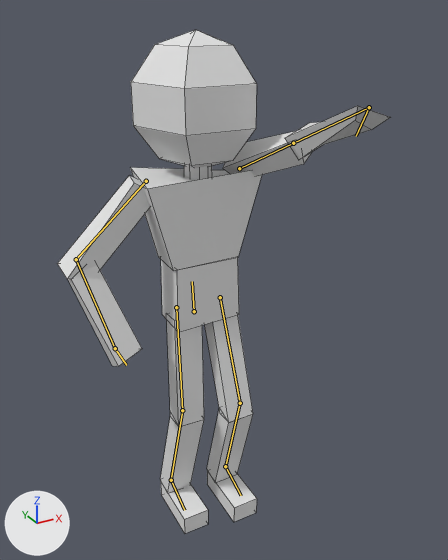
One commit to the FBX model My project/Assets/models/monky.fbx: the scene before it, then after it.
Before and after are seen from a 50 mm camera at (-4.11, -8.9, 2.98) aimed at (0.2, -1.06, -0.94). Lighting does not change. The marker at lower left points along +X, +Y and +Z. Both versions are drawn at the pose saved in each file; the numbers are the values there. The bones that change are drawn over the model as lines. Mesh edges are drawn as thin lines.
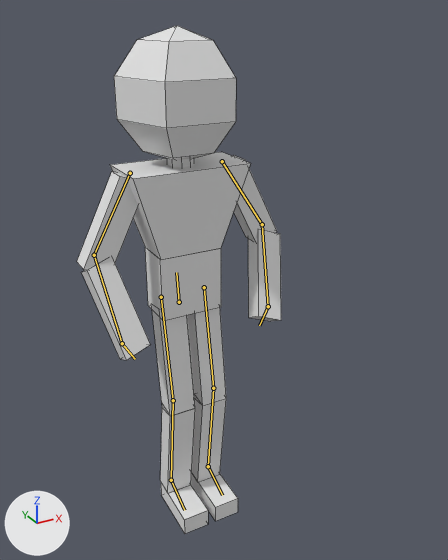
Changed parts and their boxes [x1, y1, x2, y2] in the pictures (448 x 560 px):
'Sphere', posed: before [131, 30, 257, 168]; after [114, 26, 236, 161]
'Cube', posed (7% wider): before [130, 167, 262, 271]; after [110, 152, 251, 260]
'Cube.001', posed: before [161, 258, 239, 332]; after [145, 247, 221, 321]
'Cube.007', posed (18% narrower, 7% shorter): before [205, 315, 253, 422]; after [187, 307, 226, 406]
'Cube.004', posed (68% narrower, 75% taller): before [285, 106, 391, 158]; after [248, 229, 281, 321]
'Cube.006', posed (15% wider): before [166, 313, 204, 426]; after [151, 304, 195, 415]
'Cube.005', posed (7% narrower): before [68, 265, 142, 366]; after [82, 261, 151, 360]
'Cube.003', posed (34% narrower): before [57, 175, 150, 279]; after [77, 172, 138, 270]
'Cube.002', posed: before [223, 131, 312, 176]; after [233, 155, 277, 241]
'Cube.008', posed (26% narrower, 21% taller): before [207, 410, 253, 482]; after [192, 395, 226, 482]
'Cube.009', posed (20% narrower, 14% taller): before [160, 416, 204, 493]; after [160, 405, 195, 493]
'Cube.011', posed: before [207, 470, 257, 522]; after [191, 472, 238, 521]
'Cylinder', posed: before [184, 166, 212, 180]; after [167, 158, 194, 167]
bone 'DEF-spine', root to tip: before (194, 311) to (192, 281); after (179, 302) to (176, 272)
bone 'DEF-upper_arm.L', root to tip: before (239, 168) to (293, 143); after (222, 161) to (262, 224)
bone 'DEF-forearm.L', root to tip: before (293, 143) to (369, 107); after (262, 224) to (268, 306)
bone 'DEF-hand.L', root to tip: before (369, 107) to (356, 136); after (268, 306) to (259, 325)
bone 'DEF-upper_arm.R', root to tip: before (146, 181) to (76, 259); after (130, 173) to (94, 255)
bone 'DEF-forearm.R', root to tip: before (76, 259) to (115, 348); after (94, 255) to (122, 343)
bone 'DEF-hand.R', root to tip: before (115, 348) to (126, 365); after (122, 343) to (135, 359)
bone 'DEF-thigh.L', root to tip: before (220, 297) to (240, 403); after (204, 287) to (213, 388)
bone 'DEF-shin.L', root to tip: before (240, 403) to (225, 466); after (213, 388) to (208, 466)
bone 'DEF-foot.L', root to tip: before (225, 466) to (241, 495); after (208, 466) to (222, 495)
bone 'DEF-thigh.R', root to tip: before (176, 307) to (182, 410); after (161, 297) to (173, 400)
bone 'DEF-shin.R', root to tip: before (182, 410) to (171, 480); after (173, 400) to (171, 480)

The change, as a diff of the scene's bpy script:
```diff
--- a/My project/Assets/models/monky.fbx.py
+++ b/My project/Assets/models/monky.fbx.py
@@ bone_def_spine @@
 bone_def_spine = bpy.data.objects['rig'].pose.bones['DEF-spine']  # child of 'root'
-bone_def_spine.location = (0.025, -0.022, 0.094)
+bone_def_spine.location = (0.0, 0.0, 0.0)
@@ bone_def_upper_arm_l @@
 bone_def_upper_arm_l = bpy.data.objects['rig'].pose.bones['DEF-upper_arm.L']  # child of 'DEF-shoulder.L'
-bone_def_upper_arm_l.rotation_quaternion = (0.622, 0.111, 0.0, 0.775)  # degrees (8, -10, 102)
-bone_def_upper_arm_l.scale = (0.98, 1.05, 0.98)
+bone_def_upper_arm_l.rotation_quaternion = (1.0, 0.0, 0.0, 0.0)  # degrees (0, 0, 0)
+bone_def_upper_arm_l.scale = (1.0, 1.0, 1.0)
@@ bone_def_forearm_l @@
 bone_def_forearm_l = bpy.data.objects['rig'].pose.bones['DEF-forearm.L']  # child of 'DEF-upper_arm.L'
-bone_def_forearm_l.rotation_quaternion = (0.917, -0.336, -0.203, 0.075)  # degrees (-43, -19, 17)
+bone_def_forearm_l.rotation_quaternion = (1.0, 0.0, 0.0, 0.0)  # degrees (0, 0, 0)
@@ bone_def_hand_l @@
 bone_def_hand_l = bpy.data.objects['rig'].pose.bones['DEF-hand.L']  # child of 'DEF-forearm.L'
-bone_def_hand_l.rotation_quaternion = (0.664, 0.075, -0.35, -0.657)  # degrees (37, -21, -97)
-bone_def_hand_l.scale = (0.97, 1.02, 1.02)
+bone_def_hand_l.rotation_quaternion = (1.0, 0.0, 0.0, 0.0)  # degrees (0, 0, 0)
+bone_def_hand_l.scale = (1.0, 1.0, 1.0)
@@ bone_def_upper_arm_r @@
 bone_def_upper_arm_r = bpy.data.objects['rig'].pose.bones['DEF-upper_arm.R']  # child of 'DEF-shoulder.R'
-bone_def_upper_arm_r.rotation_quaternion = (0.988, -0.155, -0.008, 0.002)  # degrees (-18, -1, 0)
-bone_def_upper_arm_r.scale = (0.94, 1.14, 0.94)
+bone_def_upper_arm_r.rotation_quaternion = (1.0, 0.0, 0.0, 0.0)  # degrees (0, 0, 0)
+bone_def_upper_arm_r.scale = (1.0, 1.0, 1.0)
@@ bone_def_forearm_r @@
 bone_def_forearm_r = bpy.data.objects['rig'].pose.bones['DEF-forearm.R']  # child of 'DEF-upper_arm.R'
-bone_def_forearm_r.rotation_quaternion = (0.969, 0.228, 0.017, 0.092)  # degrees (26, -1, 11)
-bone_def_forearm_r.scale = (1.04, 1.1, 0.89)
+bone_def_forearm_r.rotation_quaternion = (1.0, 0.0, 0.0, 0.0)  # degrees (0, 0, 0)
+bone_def_forearm_r.scale = (1.0, 1.0, 1.0)
@@ bone_def_hand_r @@
 bone_def_hand_r = bpy.data.objects['rig'].pose.bones['DEF-hand.R']  # child of 'DEF-forearm.R'
-bone_def_hand_r.rotation_quaternion = (0.991, -0.096, -0.028, -0.088)  # degrees (-11, -4, -10)
-bone_def_hand_r.scale = (1.02, 0.96, 1.02)
+bone_def_hand_r.rotation_quaternion = (1.0, 0.0, 0.0, 0.0)  # degrees (0, 0, 0)
+bone_def_hand_r.scale = (1.0, 1.0, 1.0)
@@ bone_def_thigh_l @@
 bone_def_thigh_l = bpy.data.objects['rig'].pose.bones['DEF-thigh.L']  # child of 'DEF-spine'
-bone_def_thigh_l.rotation_quaternion = (0.997, -0.081, 0.0, -0.015)  # degrees (-9, 0, -2)
-bone_def_thigh_l.scale = (1.0, 0.99, 1.0)
+bone_def_thigh_l.rotation_quaternion = (1.0, 0.0, 0.0, 0.0)  # degrees (0, 0, 0)
+bone_def_thigh_l.scale = (1.0, 1.0, 1.0)
@@ bone_def_shin_l @@
 bone_def_shin_l = bpy.data.objects['rig'].pose.bones['DEF-shin.L']  # child of 'DEF-thigh.L'
-bone_def_shin_l.rotation_quaternion = (0.985, 0.173, 0.003, -0.002)  # degrees (20, 0, 0)
+bone_def_shin_l.rotation_quaternion = (1.0, 0.0, 0.0, 0.0)  # degrees (0, 0, 0)
@@ bone_def_foot_l @@
 bone_def_foot_l = bpy.data.objects['rig'].pose.bones['DEF-foot.L']  # child of 'DEF-shin.L'
-bone_def_foot_l.rotation_quaternion = (0.996, -0.093, -0.014, 0.008)  # degrees (-11, -1, 1)
-bone_def_foot_l.scale = (1.0, 1.0, 1.01)
+bone_def_foot_l.rotation_quaternion = (1.0, 0.0, 0.0, 0.0)  # degrees (0, 0, 0)
+bone_def_foot_l.scale = (1.0, 1.0, 1.0)
@@ bone_def_thigh_r @@
 bone_def_thigh_r = bpy.data.objects['rig'].pose.bones['DEF-thigh.R']  # child of 'DEF-spine'
-bone_def_thigh_r.rotation_quaternion = (0.999, 0.032, 0.0, 0.013)  # degrees (4, 0, 2)
+bone_def_thigh_r.rotation_quaternion = (1.0, 0.0, 0.0, 0.0)  # degrees (0, 0, 0)
@@ bone_def_shin_r @@
 bone_def_shin_r = bpy.data.objects['rig'].pose.bones['DEF-shin.R']  # child of 'DEF-thigh.R'
-bone_def_shin_r.rotation_quaternion = (0.999, 0.037, -0.002, 0.001)  # degrees (4, 0, 0)
+bone_def_shin_r.rotation_quaternion = (1.0, 0.0, 0.0, 0.0)  # degrees (0, 0, 0)
@@ bone_def_foot_r @@
 bone_def_foot_r = bpy.data.objects['rig'].pose.bones['DEF-foot.R']  # child of 'DEF-shin.R'
-bone_def_foot_r.rotation_quaternion = (0.997, -0.07, 0.012, -0.005)  # degrees (-8, 1, -1)
+bone_def_foot_r.rotation_quaternion = (1.0, 0.0, 0.0, 0.0)  # degrees (0, 0, 0)
```
